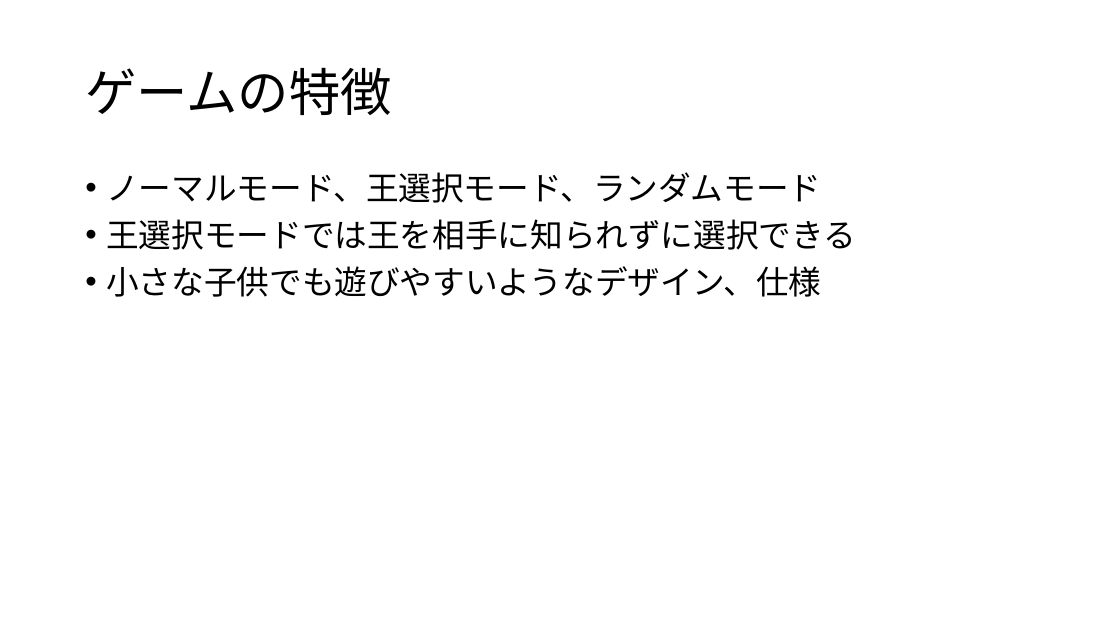
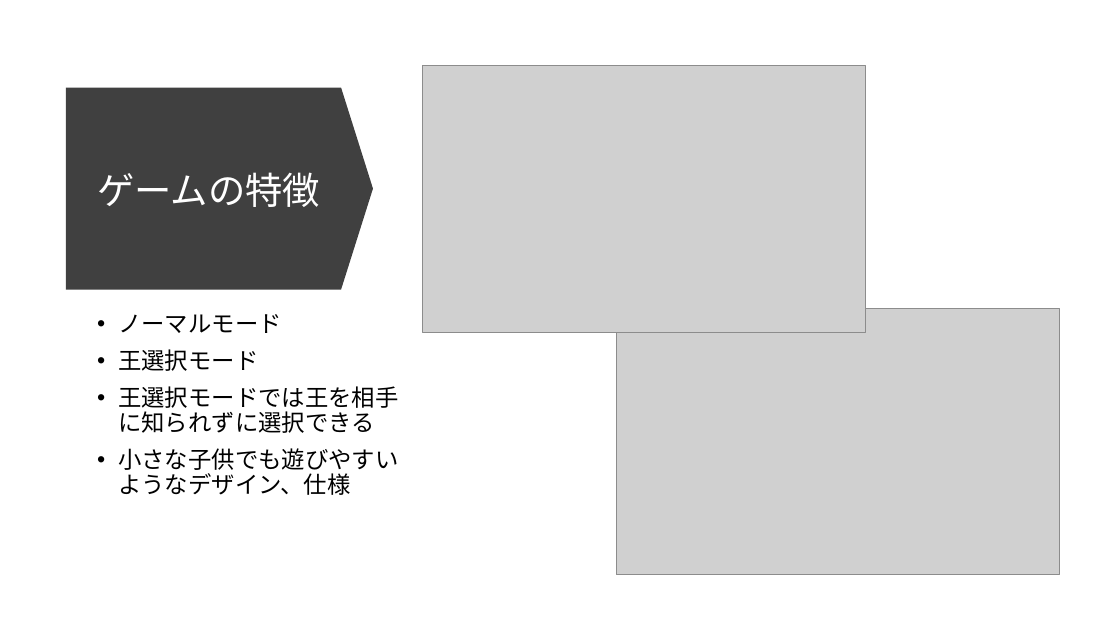
Before and after one commit to koheix/4EProgramming2019, a slide deck: slide 4 of presen.pptx. Drawn at 1120x630 pixels with LibreOffice and Linux fonts; fonts in the diff are those of the drawing; grey boxes stand for pictures. Boxes give left, top, right and bottom in pixels: in the first picture for what was removed or moved away, otherwise in the second. Text is boxed around its words. In the diff, an @@ line names an element or a change of style, - is before the commit and + after.

```diff
--- a/presen.pptx
+++ b/presen.pptx
@@ down arrow added at bbox=[66, 88, 373, 290], fill #404040 @@
@@ picture added at bbox=[423, 66, 865, 333] @@
@@ title "ゲームの特徴": place and size @@
-title "ゲームの特徴" at bbox=[85, 67, 391, 115]
+title "ゲームの特徴" at bbox=[97, 172, 320, 207]
@@ title "ゲームの特徴" at bbox=[97, 172, 320, 207]: size 44 to 32 pt, text colour #000000 to #FFFFFF @@
@@ text "ノーマルモード": place and size @@
-text "ノーマルモード" at bbox=[106, 172, 856, 297]
+text "ノーマルモード" at bbox=[118, 314, 398, 495]
@@ text at bbox=[118, 314, 282, 371]: text changed; size 28 to 20 pt @@
-• ノーマルモード、王選択モード、ランダムモード
+• ノーマルモード
+• 王選択モード
@@ picture added at bbox=[617, 308, 1060, 576] @@
@@ text at bbox=[118, 386, 398, 495]: size 28 to 20 pt in "王選択モードでは王を相手に知られずに選択できる", "小さな子供でも遊びやすいようなデザイン、仕様" @@
```
Also in this commit, not shown: 3 other slides changed, 2 other files.
